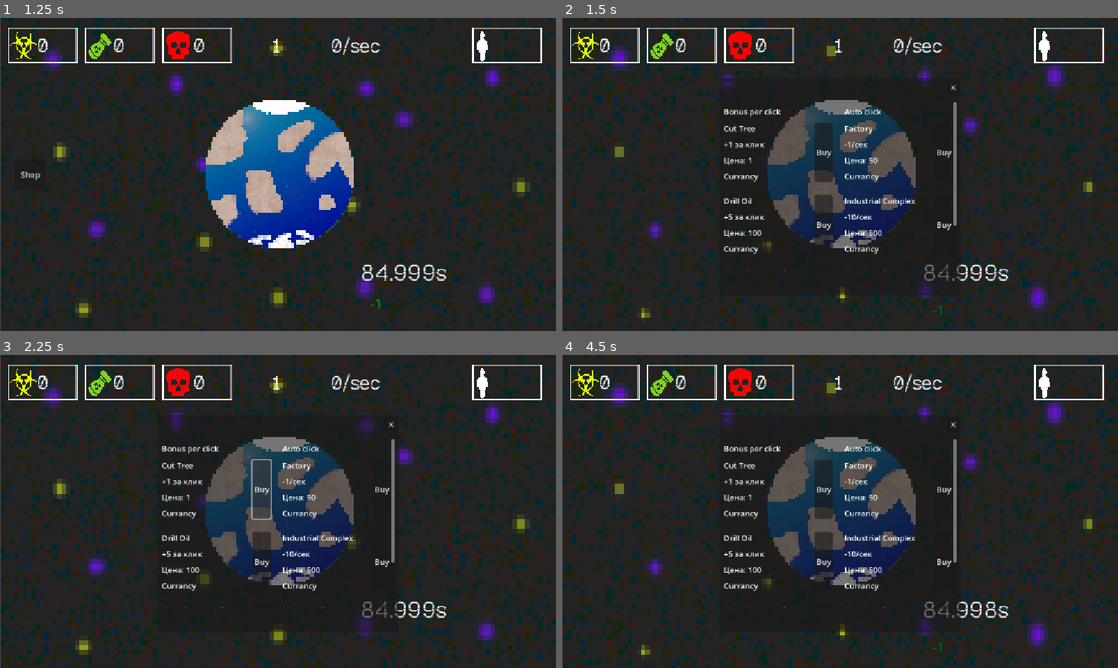
Above: before the commit, frames 1-4 (two rows, left to right).
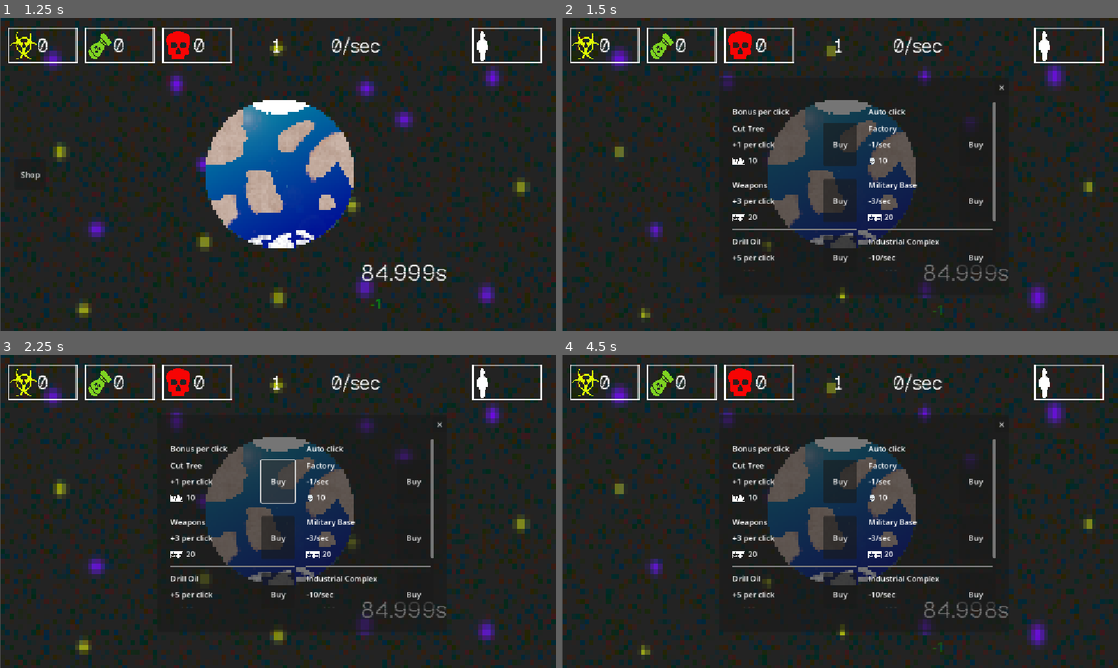
Above: after the commit, the same moments.

Repository: KvoERR/count-down-game
Game: Godot game, scene res://main.tscn
Two runs of this game, one before a commit and one after it. Both use one fixed random seed, a clock stepped at 60 frames per second and the inputs below.
Inputs (mouse positions are in pixels of both pictures, inside the frame that each line leads up to):
- Up to frame 1 (1.25 s): click (283, 174) at 0.5 s
- Up to frame 2 (1.5 s): click "Shop" at 1.25 s
- Up to frame 3 (2.25 s): click "Buy" at 2 s
- Up to frame 4 (4.5 s): click "✕" at 2.75 s; click (845, 511) at 3.5 s; click "Shop" at 4.25 s

Frame 1 is identical in both runs. In frame 2, 5.5% of the frame differs, in the area x 29-81%, y 21-84%; in frame 3, 5.2%; in frame 4, 5.5%.

Commit message:
Рандом валюта + валюта эмодзи

Diff:
--- a/main.tscn
+++ b/main.tscn
@@ -84,7 +84,7 @@
 anchor_bottom = 0.5
 offset_left = -250.0
 offset_top = -200.0
-offset_right = 250.0
+offset_right = 350.0
 offset_bottom = 250.0
 grow_horizontal = 2
 grow_vertical = 2
--- a/scenes/upgrade_item.gd
+++ b/scenes/upgrade_item.gd
@@ -12,9 +12,22 @@
 func setup(upgrade_data):
 	data = upgrade_data
 
-	$Info/Name.text = data.name
-	$Info/Description.text = data.desc
-	$Info/Price.text = "Цена: " + str(data.price)
+	name_label.text = data.name
+	desc_label.text = data.desc
+
+	var icon = ""
+
+	match data.currency:
+		"waste":
+			icon = "🗑️"
+		"war":
+			icon = "⚔️"
+		"death":
+			icon = "💀"
+		_:
+			icon = "❓"
+
+	price_label.text = icon + " " + str(data.price)
 
 func _ready():
 	buy_button.pressed.connect(_on_buy_pressed)
--- a/scenes/upgrade_item.tscn
+++ b/scenes/upgrade_item.tscn
@@ -4,8 +4,8 @@
 
 [node name="UpgradeItem" type="HBoxContainer" unique_id=1503403409]
 custom_minimum_size = Vector2(80, 0)
-offset_right = 40.0
-offset_bottom = 40.0
+offset_right = 190.0
+offset_bottom = 122.0
 theme_override_constants/separation = 40
 script = ExtResource("1_5bs5i")
 
@@ -25,11 +25,8 @@
 layout_mode = 2
 text = "Cost: 10"
 
-[node name="Currancy" type="Label" parent="Info" unique_id=1286515368]
-layout_mode = 2
-text = "Currancy"
-
 [node name="BuyButton" type="Button" parent="." unique_id=1391862732]
+custom_minimum_size = Vector2(70, 0)
 layout_mode = 2
 size_flags_horizontal = 10
 size_flags_vertical = 5
--- a/shop.gd
+++ b/shop.gd
@@ -4,19 +4,33 @@
 
 const UpgradeScene = preload("res://scenes/upgrade_item.tscn")
 
+const CURRENCIES = [
+	"waste",
+	"war",
+	"death"
+]
+
 var upgrades = [
 	{
 		"type": "click",
 		"name": "Cut Tree",
-		"desc": "+1 за клик",
-		"price": 1,
+		"desc": "+1 per click",
+		"price": 10,
 		"value": 1,
 		"currency": "waste"
 	},
 	{
 		"type": "click",
+		"name": "Weapons",
+		"desc": "+3 per click",
+		"price": 20,
+		"value": 3,
+		"currency": "war"
+	},
+	{
+		"type": "click",
 		"name": "Drill Oil",
-		"desc": "+5 за клик",
+		"desc": "+5 per click",
 		"price": 100,
 		"value": 5,
 		"currency": "waste"
@@ -24,26 +38,34 @@
 		{
 		"type": "click",
 		"name": "Mass Consumption",
-		"desc": "+5 за клик",
-		"price": 100,
-		"value": 5,
+		"desc": "+50 per click",
+		"price": 500,
+		"value": 50,
 		"currency": "waste"
 
 	},
 	{
 		"type": "auto",
 		"name": "Factory",
-		"desc": "-1/сек",
-		"price": 50,
+		"desc": "-1/sec",
+		"price": 10,
 		"value": 1,
 		"currency": "waste"
 
 	},
 	{
 		"type": "auto",
+		"name": "Military Base",
+		"desc": "-3/sec",
+		"price": 20,
+		"value": 3,
+		"currency": "war"
+	},
+	{
+		"type": "auto",
 		"name": "Industrial Complex",
-		"desc": "-10/сек",
-		"price": 500,
+		"desc": "-10/sec",
+		"price": 100,
 		"value": 10,
 		"currency": "waste"
 
@@ -51,7 +73,7 @@
 	{
 		"type": "auto",
 		"name": "Megalopolis",
-		"desc": "-100/сек",
+		"desc": "-100/sec",
 		"price": 500,
 		"value": 100,
 		"currency": "waste"
@@ -62,18 +84,22 @@
 @onready var click_list = $ShopPanel/ScrollContainer/Content/Columns/ClickColumn/ClickList
 @onready var auto_list = $ShopPanel/ScrollContainer/Content/Columns/AutoColumn/Autolist
 
+func randomize_currencies():
+	var rng = RandomNumberGenerator.new()
+	rng.randomize()
+
+	for upgrade in upgrades:
+		upgrade["currency"] = CURRENCIES[rng.randi_range(0, CURRENCIES.size() - 1)]
 
 func _ready():
+	randomize_currencies()
 	fill_shop()
-
 
 func fill_shop():
 	for i in upgrades.size():
 		var upgrade = upgrades[i]
 
 		var item = UpgradeScene.instantiate()
-		item.setup(upgrade)
-		item.buy_pressed.connect(_on_buy_pressed)
 
 		var target_list
 
@@ -84,6 +110,9 @@
 
 		target_list.add_child(item)
 
+		item.setup(upgrade)
+		item.buy_pressed.connect(_on_buy_pressed)
+
 		var separator = HSeparator.new()
 		separator.custom_minimum_size.y = 8
 		target_list.add_child(separator)
